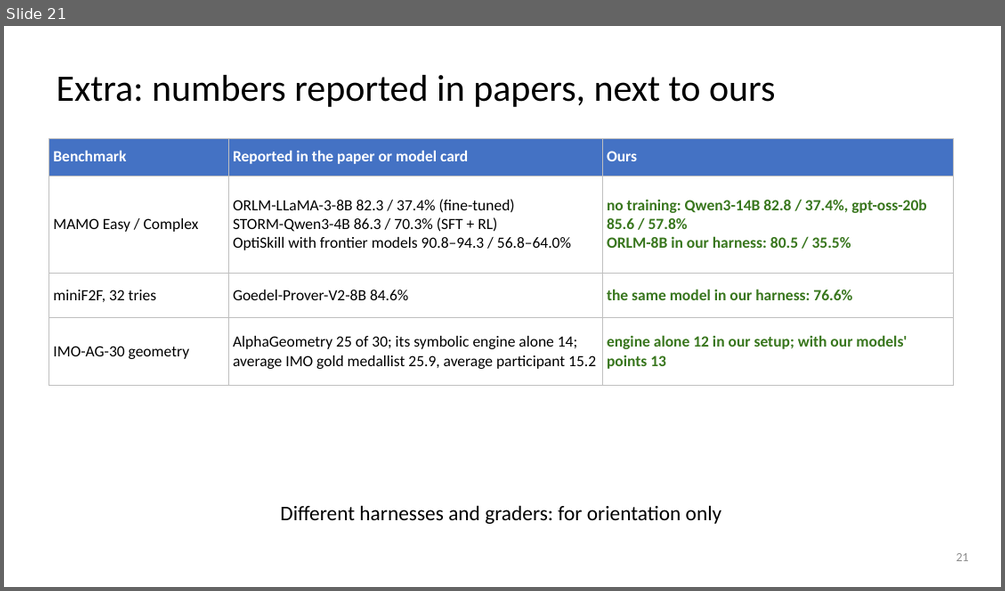
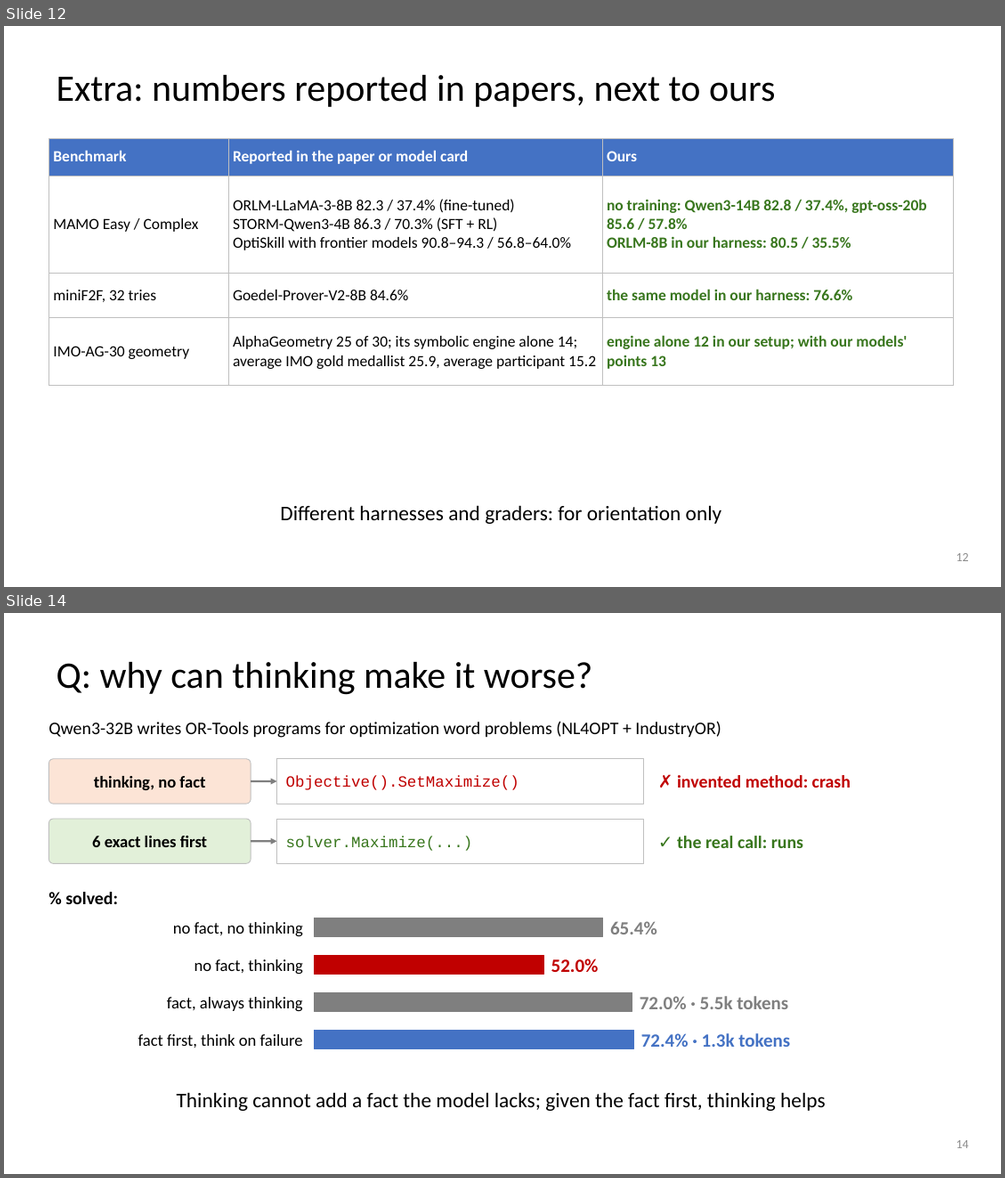
Before and after one commit to dlwns147/CSED490E_Project_Team5, a slide deck: PROPOSAL_slides.pptx. Shown one above the other, each under a label of ours: slide 21 before the commit, slides 12 and 14 after it; the slides between them are not shown. The pictures are 1005x591 and 1005x1178 pixels, drawn with LibreOffice and Linux fonts; fonts in the diff are those of the drawing. Boxes give left, top, right and bottom in pixels: in the first picture for what was removed or moved away, otherwise in the second. Text is boxed around its words. In the diff, an @@ line names an element or a change of style, - is before the commit and + after.

```diff
--- a/PROPOSAL_slides.pptx
+++ b/PROPOSAL_slides.pptx
@@ slide 14 added at (4, 613, 1001, 1174), background #FFFFFF @@
@@ title added at (57, 662, 592, 695), 36 pt, text #000000 @@
+Q: why can thinking make it worse?
@@ text added at (48, 721, 720, 738), 17 pt, text #000000 @@
+Qwen3-32B writes OR-Tools programs for optimization word problems (NL4OPT + IndustryOR)
@@ rounded rectangle added at (48, 759, 251, 803), fill #FCE4D6, outline #BFBFBF 0.75 pt @@
@@ rectangle added at (277, 759, 643, 803), fill #FFFFFF, outline #BFBFBF 0.75 pt @@
@@ text added at (94, 776, 205, 790), 16 pt, text #000000, bold @@
+thinking, no fact
@@ arrow added from (251, 781) to (277, 781), #7F7F7F 2 pt @@
@@ text added at (286, 776, 519, 790), 15 pt, text #C00000 @@
+Objective().SetMaximize()
@@ text added at (677, 775, 850, 787), 17 pt, text #C00000, bold @@
+✗ invented method: crash
@@ rounded rectangle added at (48, 819, 251, 863), fill #E2F0D9, outline #BFBFBF 0.75 pt @@
@@ rectangle added at (277, 819, 643, 863), fill #FFFFFF, outline #BFBFBF 0.75 pt @@
@@ text added at (92, 835, 207, 847), 16 pt, text #000000, bold @@
+6 exact lines first
@@ arrow added from (251, 841) to (277, 841), #7F7F7F 2 pt @@
@@ text added at (286, 836, 473, 851), 15 pt, text #38761D @@
+solver.Maximize(...)
@@ text added at (677, 835, 803, 848), 17 pt, text #38761D, bold @@
+✓ the real call: runs
@@ text added at (65, 892, 118, 904), 17 pt, text #000000, bold @@
+% solved:
@@ text added at (173, 922, 302, 937), 16 pt, text #000000 @@
+no fact, no thinking
@@ rectangle added at (315, 918, 603, 937), fill #7F7F7F, outline #7F7F7F 0.5 pt @@
@@ text added at (610, 921, 657, 934), 18 pt, text #7F7F7F, bold @@
+65.4%
@@ text added at (194, 959, 302, 974), 16 pt, text #000000 @@
+no fact, thinking
@@ rectangle added at (315, 956, 544, 974), fill #C00000, outline #C00000 0.5 pt @@
@@ text added at (551, 958, 599, 972), 18 pt, text #C00000, bold @@
+52.0%
@@ text added at (167, 997, 302, 1011), 16 pt, text #000000 @@
+fact, always thinking
@@ rectangle added at (315, 993, 632, 1012), fill #7F7F7F, outline #7F7F7F 0.5 pt @@
@@ text added at (639, 996, 788, 1009), 18 pt, text #7F7F7F, bold @@
+72.0% · 5.5k tokens
@@ text added at (138, 1034, 303, 1047), 16 pt, text #000000 @@
+fact first, think on failure
@@ rectangle added at (315, 1030, 633, 1049), fill #4472C4, outline #4472C4 0.5 pt @@
@@ text added at (641, 1033, 790, 1046), 18 pt, text #4472C4, bold @@
+72.4% · 1.3k tokens
@@ text added at (177, 1092, 825, 1111), 20 pt, text #000000 @@
+Thinking cannot add a fact the model lacks; given the fact first, thinking helps
@@ page number added at (956, 1140, 969, 1148), 12 pt, text #8C8C8C @@
+14
@@ what was slide 21 is now slide 12 @@
@@ page number at (956, 553, 969, 561): text changed @@
-21
+12
```
Also in this commit, not shown: 3 slides changed, 5 other slides added, 1 slide removed, 4 other files.
